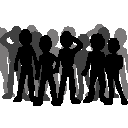
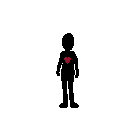
Revision of a layered 128px x 128px image; what changed, layer by layer:
added layer "Layer 11" above "Layer 9" over [64, 57, 71, 64]
added layer "Layer 9" above "Layer 4 copy 4" over [56, 33, 79, 108]
hid "Layer 4" over [102, 38, 128, 105]
hid "Layer 3 copy 2" over [13, 29, 40, 102]
hid "Layer 3" over [54, 31, 83, 104]
hid "Layer 2" over [81, 33, 109, 103]
hid "Layer 1" over [33, 35, 61, 106]
hid "Layer 4 copy" over [72, 34, 98, 101]
hid "Layer 3 copy" over [0, 26, 28, 99]
hid "Layer 2 copy" over [24, 31, 51, 101]
hid "Layer 1 copy" over [91, 27, 119, 98]
hid "Layer 4 copy 2" over [0, 24, 128, 100]
